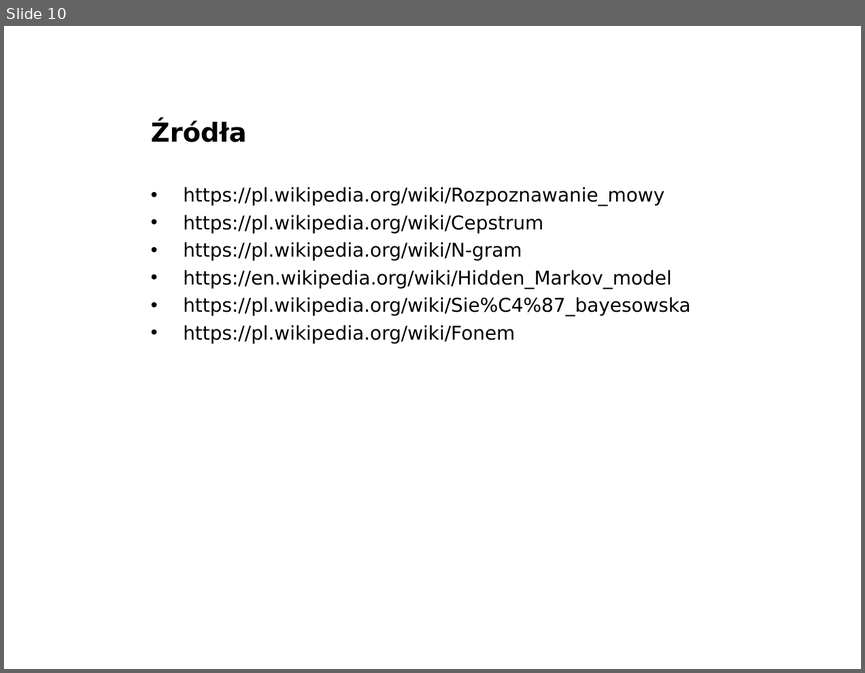
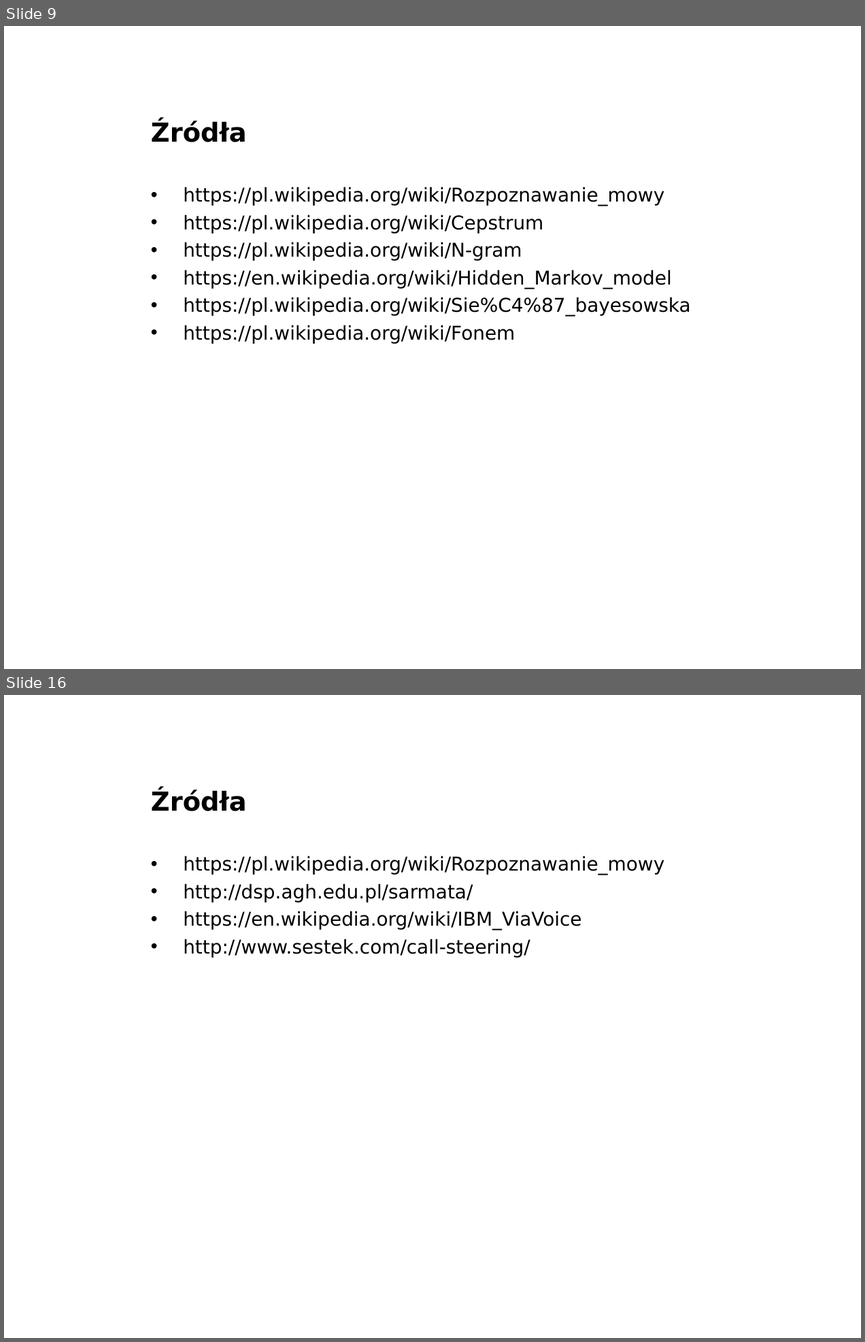
Before and after one commit to Armes/PSI_GCP01_zima_2016-2017_Szymon_Durak, a slide deck: prezentacja/Rozpoznawanie mowy wstęp.ppt. Shown one above the other, each under a label of ours: slide 10 before the commit, slides 9 and 16 after it; the slides between them are not shown. The pictures are 865x673 and 865x1342 pixels, drawn with LibreOffice and Linux fonts; fonts in the diff are those of the drawing; background and template pictures are left out. Boxes give left, top, right and bottom in pixels: in the first picture for what was removed or moved away, otherwise in the second. Text is boxed around its words. In the diff, an @@ line names an element or a change of style, - is before the commit and + after.

```diff
--- a/prezentacja/Rozpoznawanie mowy wstęp.ppt
+++ b/prezentacja/Rozpoznawanie mowy wstęp.ppt
@@ slide 16 added at box(4, 695, 861, 1338), background picture (left out) @@
@@ title added at box(151, 790, 247, 811), 22 pt, text #000000, bold @@
+Źródła
@@ text added at box(183, 855, 664, 957), 16 pt, text #000000 @@
+• https://pl.wikipedia.org/wiki/Rozpoznawanie_mowy
+• http://dsp.agh.edu.pl/sarmata/
+• https://en.wikipedia.org/wiki/IBM_ViaVoice
+• http://www.sestek.com/call-steering/
@@ text added at box(719, 1314, 861, 1338), 11 pt, text #FFFFFF, bold @@
+www.agh.edu.pl
@@ what was slide 10 is now slide 9 @@
```
Also in this commit, not shown: 12 other slides added, 1 slide removed, 1 other file.
